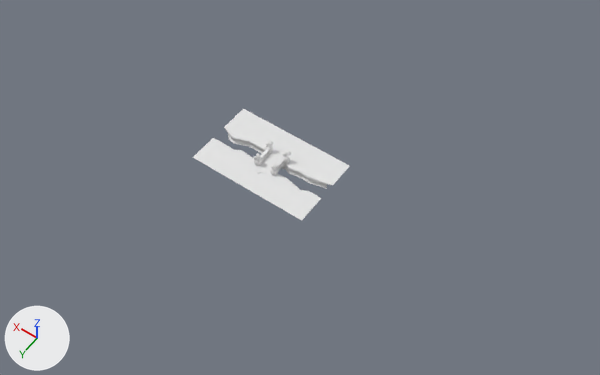
The FBX model PFA-Episode2/Assets/_Graph/Mesh/Terrain/Asset_map/msh_tilemap_stonebridge.fbx, before and after one commit.
The view is the same before and after, from a 50 mm lens placed at (-54.6, 68.3, 104.7), pointed at (-5.8, 0.0, -2.5). The axes (+X, +Y, +Z) are drawn at lower left. The lights are the same throughout. Where no turn or scale is listed for an object, it has been applied to the vertices.

Names of what the first picture shows: 'msh_tilemap_stonebridge'.
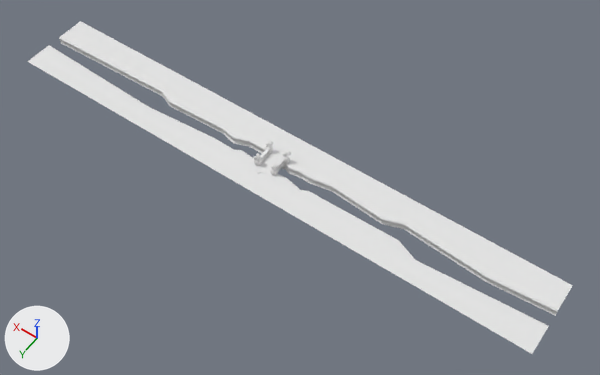
Where the change shows, as pixel boxes (x1, y1, x2, y2) in the pictures (600 x 375 px):
'msh_tilemap_stonebridge', reshaped (248% wider, 198% taller)
    before: (193, 109, 349, 220)
    after: (27, 21, 573, 354)
part 1 of me_msh_tilemap_stonebridge, built on
    before: (216, 130, 330, 189)
    after: (27, 21, 573, 354)

Edits to the bpy script that builds the scene:
```text
Change me_msh_tilemap_stonebridge:
    used by ob_msh_tilemap_stonebridge; location = (0.0, 0.0, 0.0)
    remove me_msh_tilemap_stonebridge.from_pydata(...)  # 472 vertices, 423 faces; spans x -11.0..11.0, y -6.7..6.8, z -1.9..2.2
    add me_msh_tilemap_stonebridge.from_pydata(...)  # 556 vertices, 500 faces; spans x -50.0..50.0, y -6.7..6.8, z -1.9..2.2
    me_msh_tilemap_stonebridge part 1
    5 faces are deleted
    10 vertices in x 10.0, y -1.3..1.5, z -1.4..-0.2 move by (1.0, 0.0, 0.0)
    8 vertices in x -10.0, y -1.5..1.5, z -1.4..-0.2 move by (-1.0, 0.0, 0.0)
    2 vertices move from x -9.8, y -1.7, z -1.0..-0.4 to x -11.0, y -1.7, z -1.0..-0.4
    30 vertices are added at x -50.0..50.0, y -6.7..6.8, z -1.4..0.0
    6 new vertices lie (13.5, 1.0, 0.0) away from vertices in x 10.0..11.0, y 1.3..1.5, z -1.4..0.0
    6 new vertices lie (25.5, -1.0, 0.0) away from vertices in x 24.5, y 2.3..2.5, z -1.4..0.0
    6 new vertices lie (11.6, 0.5, 0.0) away from vertices in x 10.0..11.0, y -1.4..-1.1, z -1.4..0.0
    6 new vertices lie (2.7, -1.1, 0.0) away from vertices in x 22.6, y -0.9..-0.6, z -1.4..0.0
    6 new vertices lie (24.7, 0.6, 0.0) away from vertices in x 25.3, y -2.0..-1.7, z -1.4..0.0
    6 new vertices lie (-10.0, 0.7, 0.0) away from vertices in x -11.0..-9.8, y -1.7..-1.5, z -1.4..0.0
    6 new vertices lie (-3.2, -1.1, 0.0) away from vertices in x -21.0, y -1.0..-0.8, z -1.4..0.0
    6 new vertices lie (-14.8, 1.1, 0.0) away from vertices in x -24.2, y -2.1..-1.9, z -1.4..0.0
    6 new vertices lie (-11.0, -0.7, 0.0) away from vertices in x -39.0, y -1.0..-0.8, z -1.4..0.0
    82 new faces join them
```
